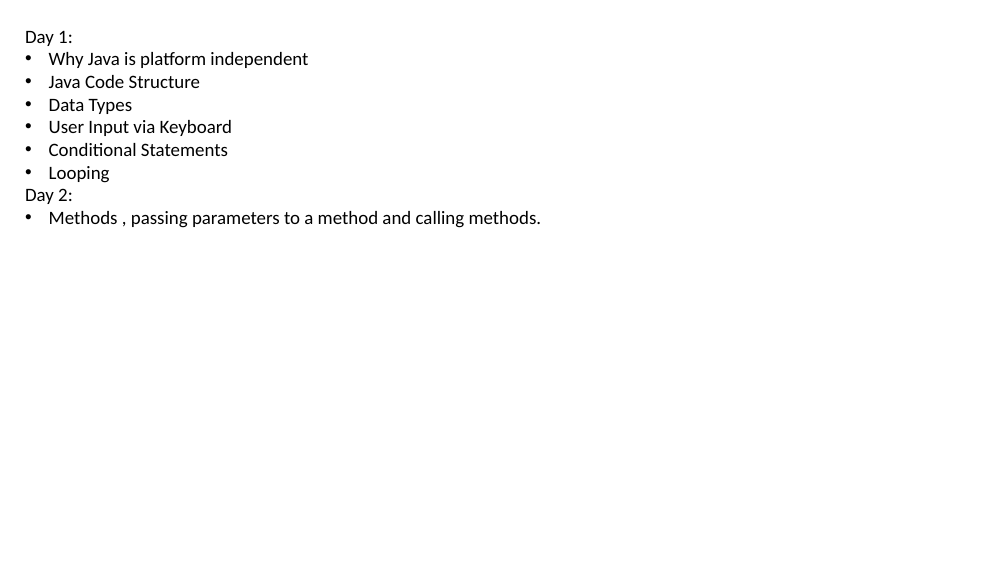
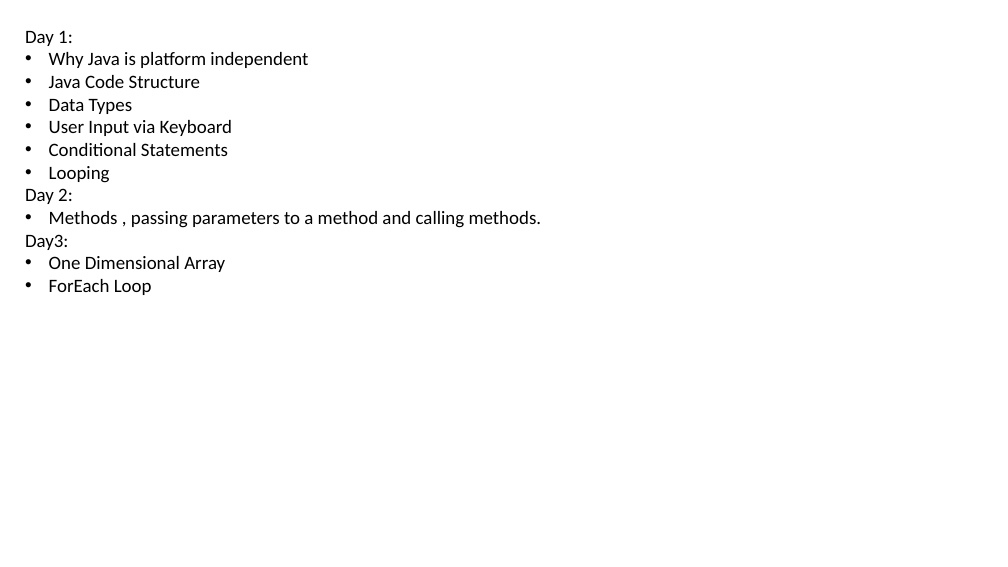
Before and after one commit to ahibhushan/100DaysOfCode, a slide deck: slide 1 of Stats.pptx. Drawn at 1008x567 pixels with LibreOffice and Linux fonts; fonts in the diff are those of the drawing. Boxes give left, top, right and bottom in pixels: in the first picture for what was removed or moved away, otherwise in the second. Text is boxed around its words. In the diff, an @@ line names an element or a change of style, - is before the commit and + after.

```diff
--- a/Stats.pptx
+++ b/Stats.pptx
@@ text at box(25, 234, 225, 295): paragraphs added @@
+Day3:
+• One Dimensional Array
+• ForEach Loop
```
Also in this commit, not shown: 5 other files.
